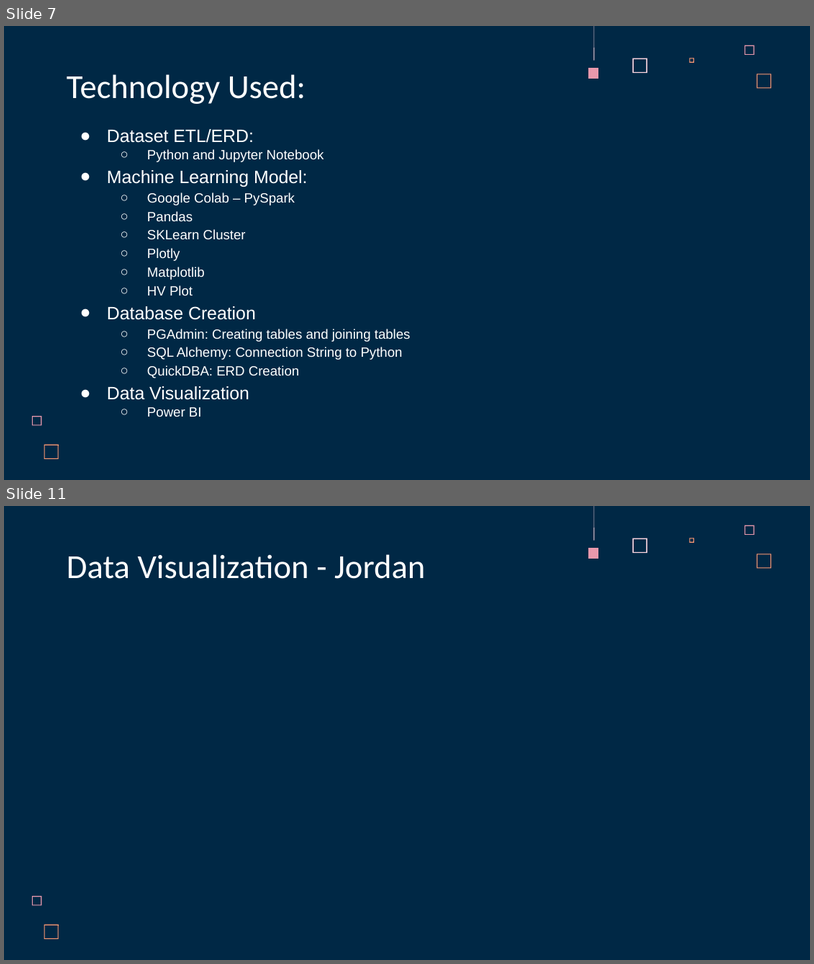
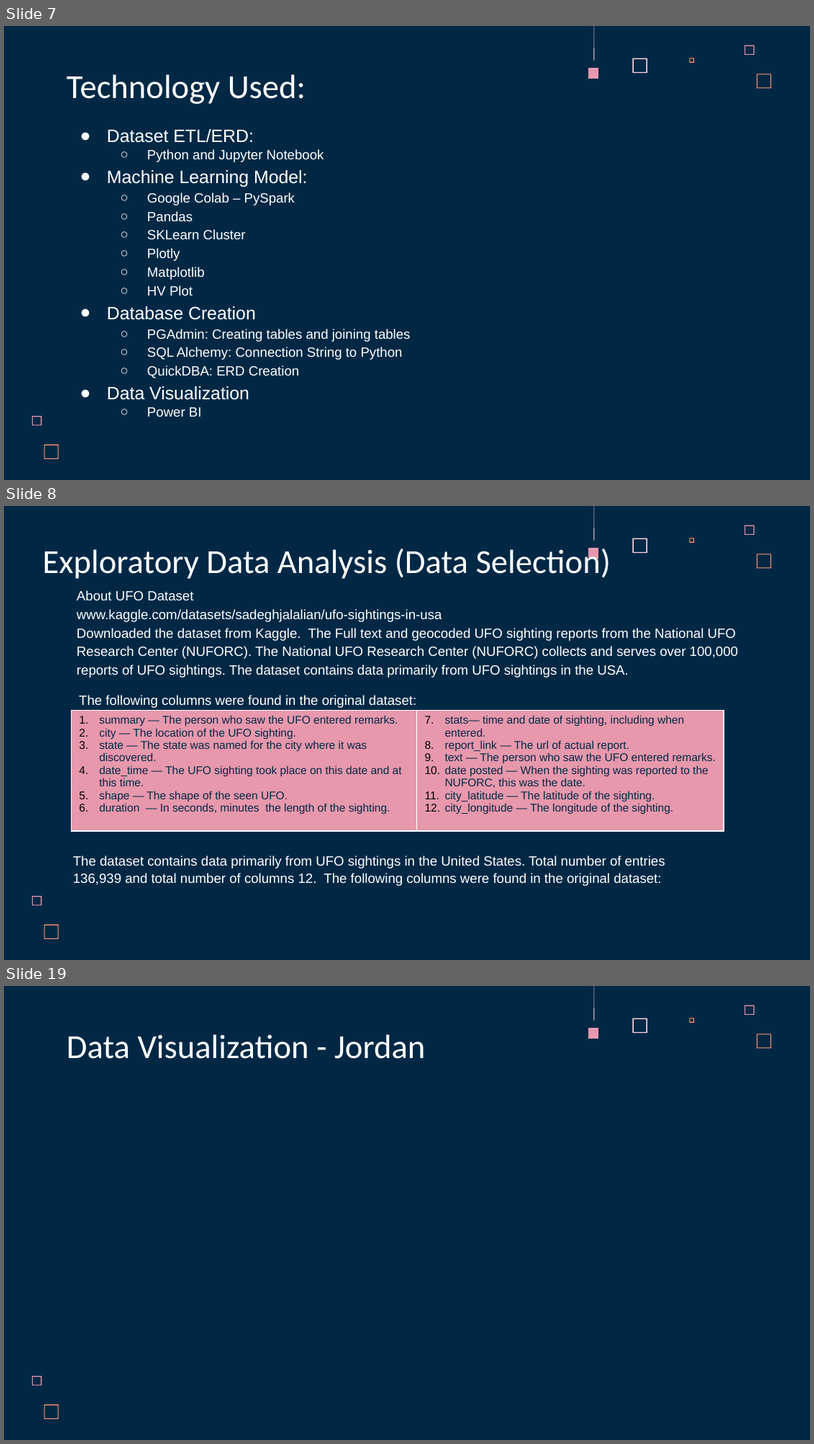
Before and after one commit to acegal1/Group1_Final_Project, a slide deck: _Group 1 Final Project Presentation - UFO Sightings in Arizona.pptx. Shown one above the other, each under a label of ours: slides 7 and 11 before the commit, slides 7, 8 and 19 after it; the slides between them are not shown. The pictures are 814x964 and 814x1444 pixels, drawn with LibreOffice and Linux fonts; fonts in the diff are those of the drawing. Boxes give left, top, right and bottom in pixels: in the first picture for what was removed or moved away, otherwise in the second. Text is boxed around its words. In the diff, an @@ line names an element or a change of style, - is before the commit and + after.

Commit message:
updated ppx

```diff
--- a/_Group 1 Final Project Presentation - UFO Sightings in Arizona.pptx
+++ b/_Group 1 Final Project Presentation - UFO Sightings in Arizona.pptx
@@ slide 8 added at [4,506,810,960], background #002845; not listed: 8 template elements that a slide beside it also shows @@
@@ title added at [43,548,611,579], 30 pt, text #FFFFFF @@
+Exploratory Data Analysis (Data Selection)
@@ text added at [77,590,738,677], 12 pt, text #FFFFFF @@
+About UFO Dataset
+www.kaggle.com/datasets/sadeghjalalian/ufo-sightings-in-usa
+Downloaded the dataset from Kaggle. The Full text and geocoded UFO sighting reports from the National UFO Research Center (NUFORC). The National UFO Research Center (NUFORC) collects and serves over 100,000 reports of UFO sightings. The dataset contains data primarily from UFO sightings in the USA.
@@ text added at [79,695,417,708], 12 pt, text #FFFFFF @@
+The following columns were found in the original dataset:
@@ table added at [71,710,724,839], 1 rows, 2 columns @@
+summary — The person who saw the UFO entered remarks. / city — The location of the UFO sighting. / state — The state was named for the city where it was discovered. / date_time — The UFO sighting took place on this date and at this time. / shape — The shape of the seen UFO. / duration — In seconds, minutes the length of the sighting. | stats— time and date of sighting, including when entered. / report_link — The url of actual report. / text — The person who saw the UFO entered remarks. / date posted — When the sighting was reported to the NUFORC, this was the date. / city_latitude — The latitude of the sighting. / city_longitude — The longitude of the sighting.
@@ text added at [73,855,666,885], 12 pt, text #FFFFFF @@
+The dataset contains data primarily from UFO sightings in the United States. Total number of entries 136,939 and total number of columns 12. The following columns were found in the original dataset:
@@ what was slide 11 is now slide 19 @@
```
Also in this commit, not shown: 2 slides changed, 8 other slides added, 1 slide removed.
